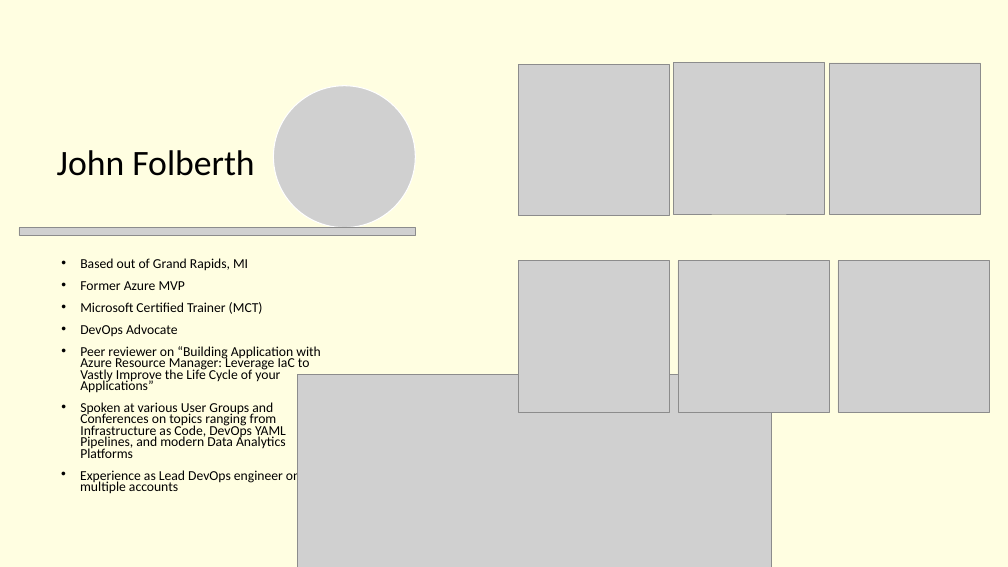
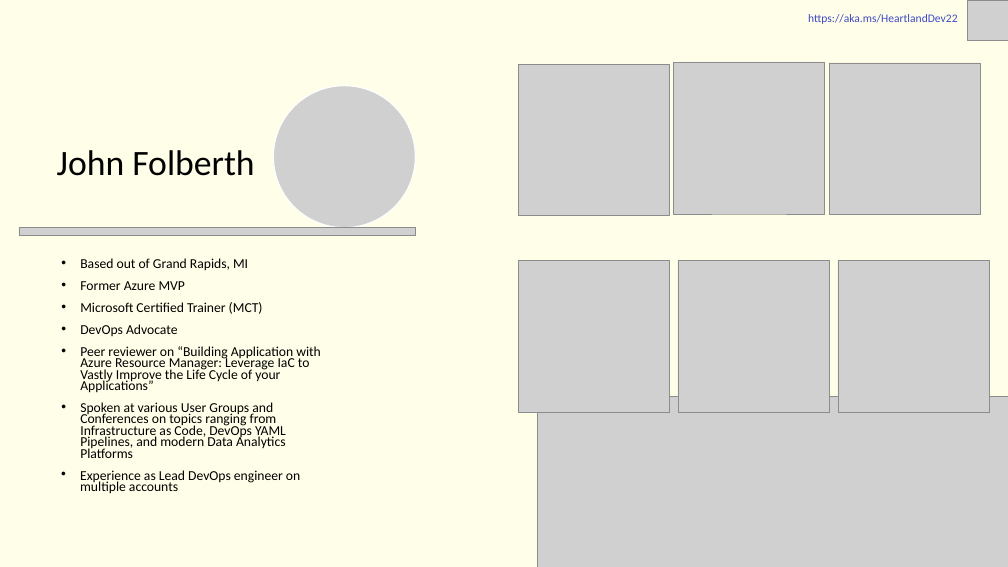
Before and after one commit to JFolberth/Azure_IaC_Flavors, a slide deck: slide 3 of documentation/presentation/Azure _IaC_Flavors.pptx (slide 2 before the commit). Drawn at 1008x567 pixels with LibreOffice and Linux fonts; fonts in the diff are those of the drawing; grey boxes stand for pictures. Boxes give left, top, right and bottom in pixels: in the first picture for what was removed or moved away, otherwise in the second. Text is boxed around its words. In the diff, an @@ line names an element or a change of style, - is before the commit and + after.

```diff
--- a/documentation/presentation/Azure _IaC_Flavors.pptx
+++ b/documentation/presentation/Azure _IaC_Flavors.pptx
@@ background #FFFEE1 to #FFFEE1 at 75% opacity @@
@@ text added at [808, 14, 958, 24], 11 pt, text #3E4AC4 @@
+https://aka.ms/HeartlandDev22
@@ picture added at [968, 0, 1008, 41] @@
@@ picture: place and size @@
-picture at [297, 375, 772, 567]
+picture at [538, 396, 1008, 567]
```
Also in this commit, not shown: 11 other slides changed, 2 slides added, 3 other files.
